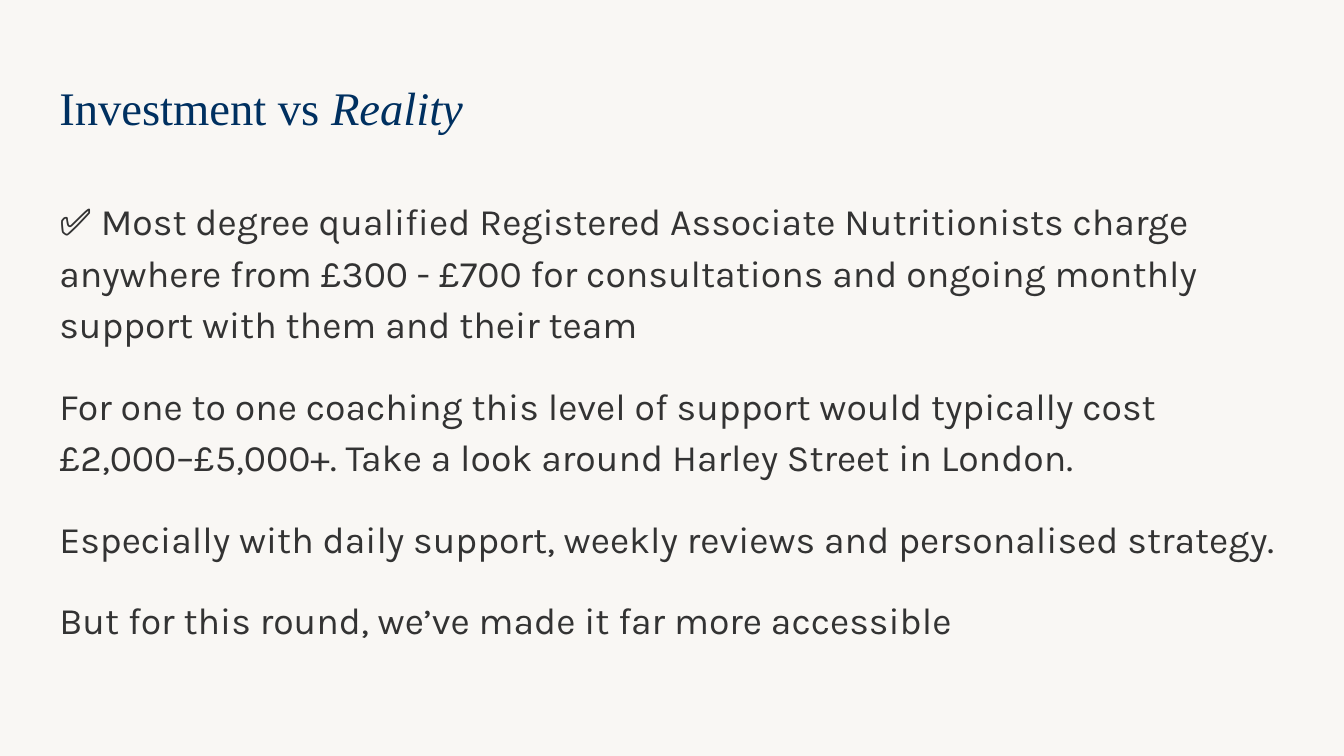
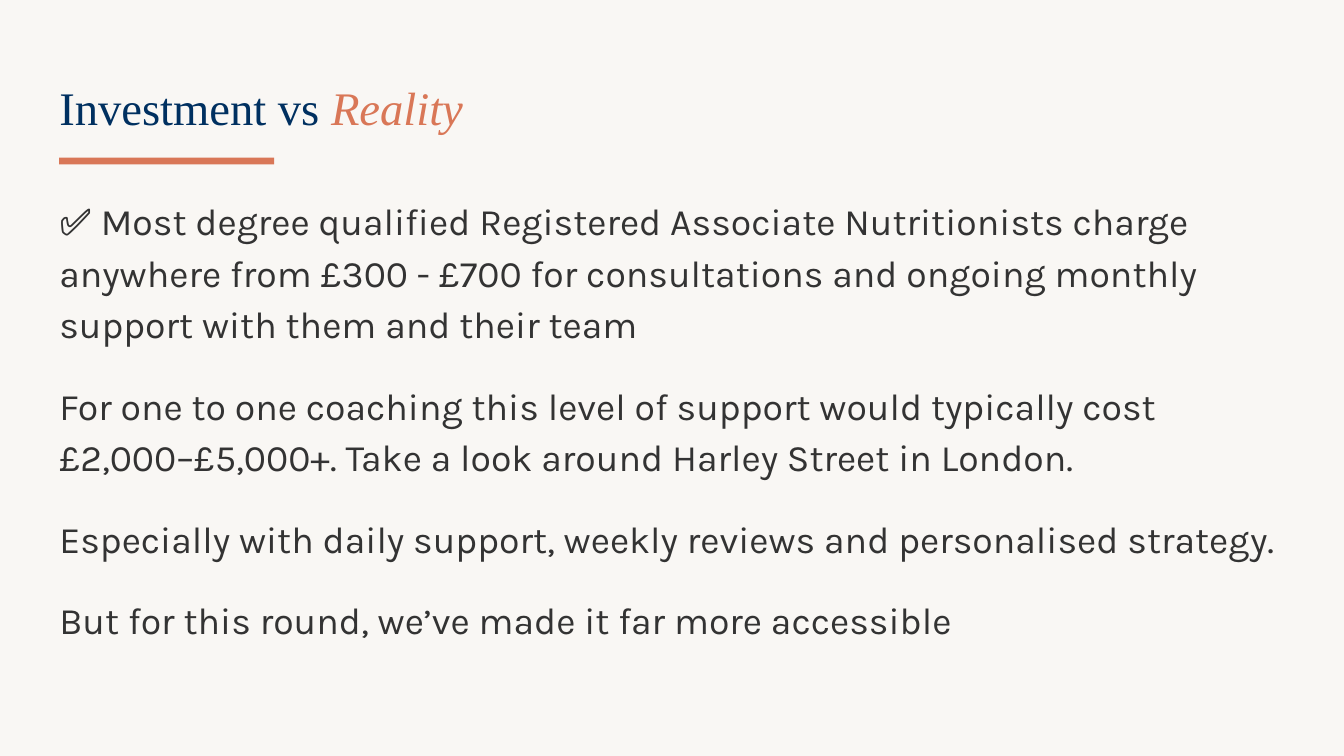
Before and after one commit to WeAreWLA/21-day-reset, a slide deck: slide 27 of wla-vip-121-launch.pptx. Drawn at 1344x756 pixels with LibreOffice and Linux fonts; fonts in the diff are those of the drawing. Boxes give left, top, right and bottom in pixels: in the first picture for what was removed or moved away, otherwise in the second. Text is boxed around its words. In the diff, an @@ line names an element or a change of style, - is before the commit and + after.

```diff
--- a/wla-vip-121-launch.pptx
+++ b/wla-vip-121-launch.pptx
@@ title "Investment vs Reality" at <box>59,92,463,135</box>: text colour #003060 to #D97757 in "Reality" @@
@@ rectangle added at <box>59,157,274,164</box>, fill #D97757 @@
```
Also in this commit, not shown: 17 other slides changed.
